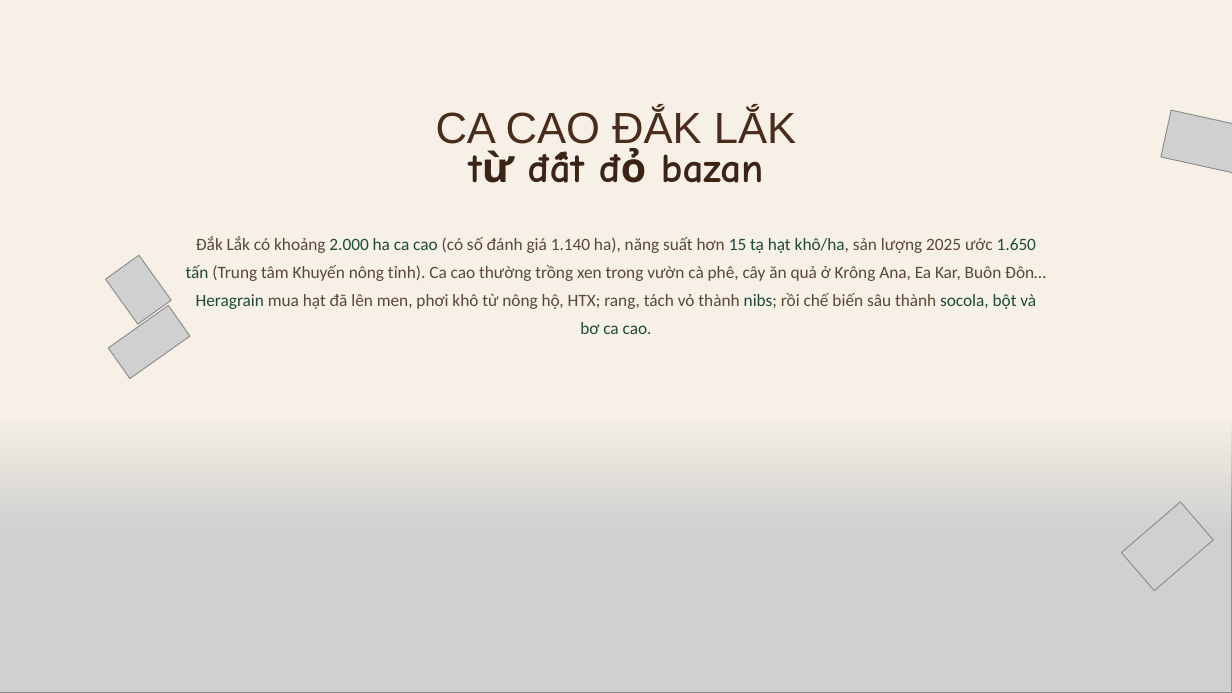
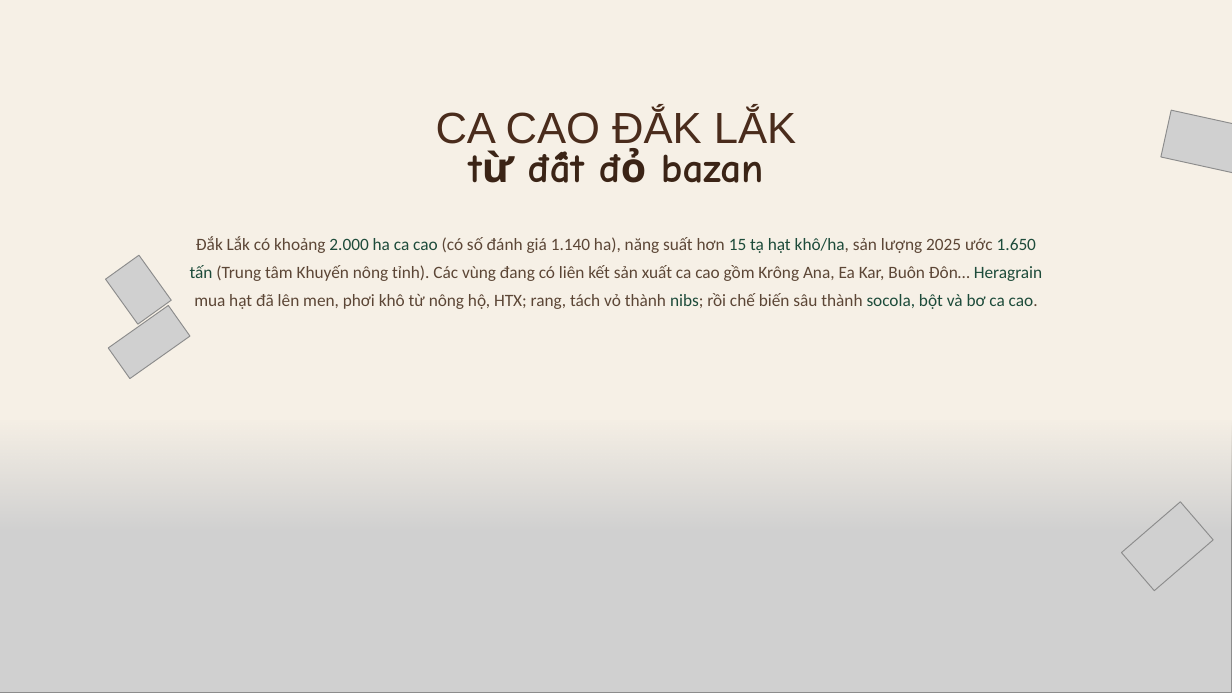
Before and after one commit to dakojsc-maker/ATL--DAKO, a slide deck: slide 2 of heragrain-cacao/1-concept-san-pham/Heragrain-Cacao_5-concept-san-pham.pptx. Drawn at 1232x693 pixels with LibreOffice and Linux fonts; fonts in the diff are those of the drawing; grey boxes stand for pictures; background and template pictures are left out. Boxes give left, top, right and bottom in pixels: in the first picture for what was removed or moved away, otherwise in the second. Text is boxed around its words. In the diff, an @@ line names an element or a change of style, - is before the commit and + after.

```diff
--- a/heragrain-cacao/1-concept-san-pham/Heragrain-Cacao_5-concept-san-pham.pptx
+++ b/heragrain-cacao/1-concept-san-pham/Heragrain-Cacao_5-concept-san-pham.pptx
@@ text at bbox=[190, 236, 1042, 309]: text changed @@
-Đắk Lắk có khoảng 2.000 ha ca cao (có số đánh giá 1.140 ha), năng suất hơn 15 tạ hạt khô/ha, sản lượng 2025 ước 1.650 tấn (Trung tâm Khuyến nông tỉnh). Ca cao thường trồng xen trong vườn cà phê, cây ăn quả ở Krông Ana, Ea Kar, Buôn Đôn… Heragrain mua hạt đã lên men, phơi khô từ nông hộ, HTX; rang, tách vỏ thành nibs; rồi chế biến sâu thành socola, bột và bơ ca cao.
+Đắk Lắk có khoảng 2.000 ha ca cao (có số đánh giá 1.140 ha), năng suất hơn 15 tạ hạt khô/ha, sản lượng 2025 ước 1.650 tấn (Trung tâm Khuyến nông tỉnh). Các vùng đang có liên kết sản xuất ca cao gồm Krông Ana, Ea Kar, Buôn Đôn… Heragrain mua hạt đã lên men, phơi khô từ nông hộ, HTX; rang, tách vỏ thành nibs; rồi chế biến sâu thành socola, bột và bơ ca cao.
```
Also in this commit, not shown: 4 other slides changed, 1 slide added, 12 other files.
